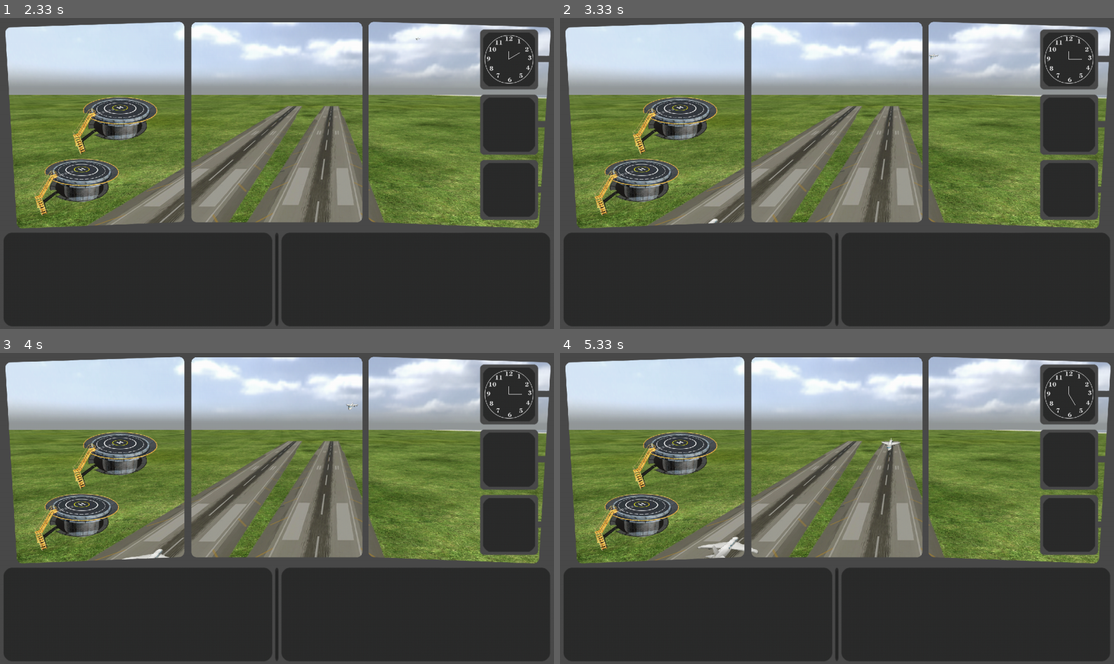
Above: before the commit, frames 1-4 (two rows, left to right).
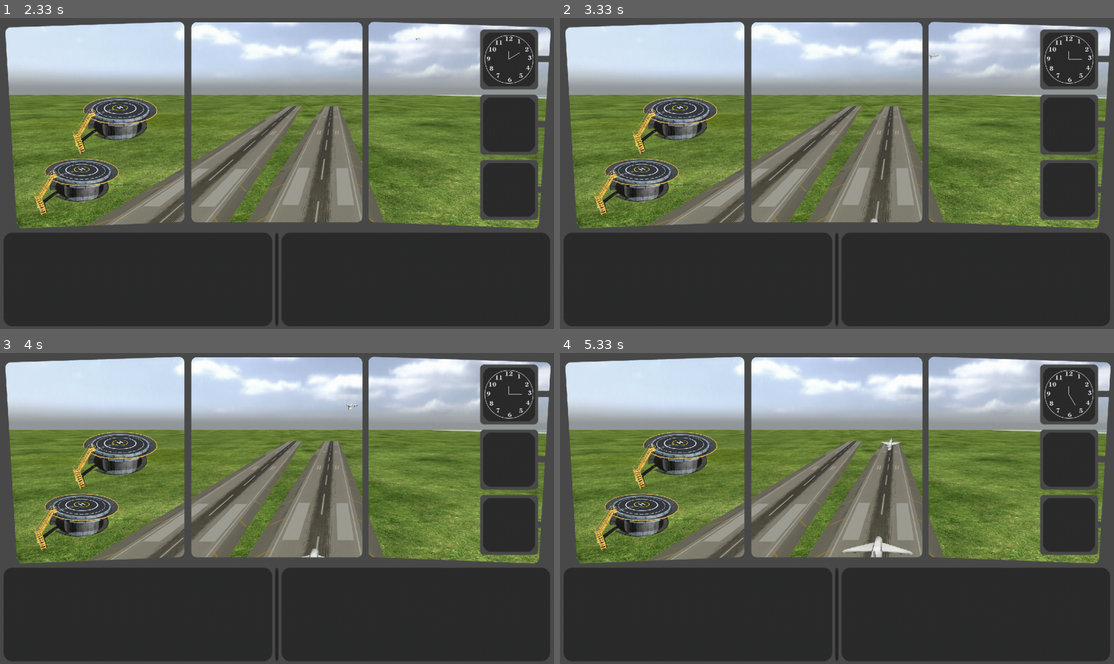
Above: after the commit, the same moments.

Repository: Calrission/AirportDispatcherPygame
Game: pygame game, started from main.py
Same seed, same stepped clock (60 frames per second), same inputs: the game is played once before the commit and once after it.
Inputs:
- Up to frame 1 (2.33 s): no input
- Up to frame 2 (3.33 s): no input
- Up to frame 3 (4 s): no input
- Up to frame 4 (5.33 s): no input

Frame 1 is identical in both runs. In frame 2, less than 0.1% of the frame differs, in the area x 26-58%, y 64-67%; in frame 3, 0.2%; in frame 4, 0.6%, in the area x 24-64%, y 58-67%.

Commit message:
full merge: add landing and takeOff

Diff:
--- a/main.py
+++ b/main.py
@@ -25,7 +25,7 @@
 
     plane = Plane.get_instance(0, 0)
     smart_screen.add_sprite(plane)
-    plane.takeOff('A')
+    plane.takeOff('B')
 
     plane = Plane.get_instance(0, 0)
     smart_screen.add_sprite(plane)
